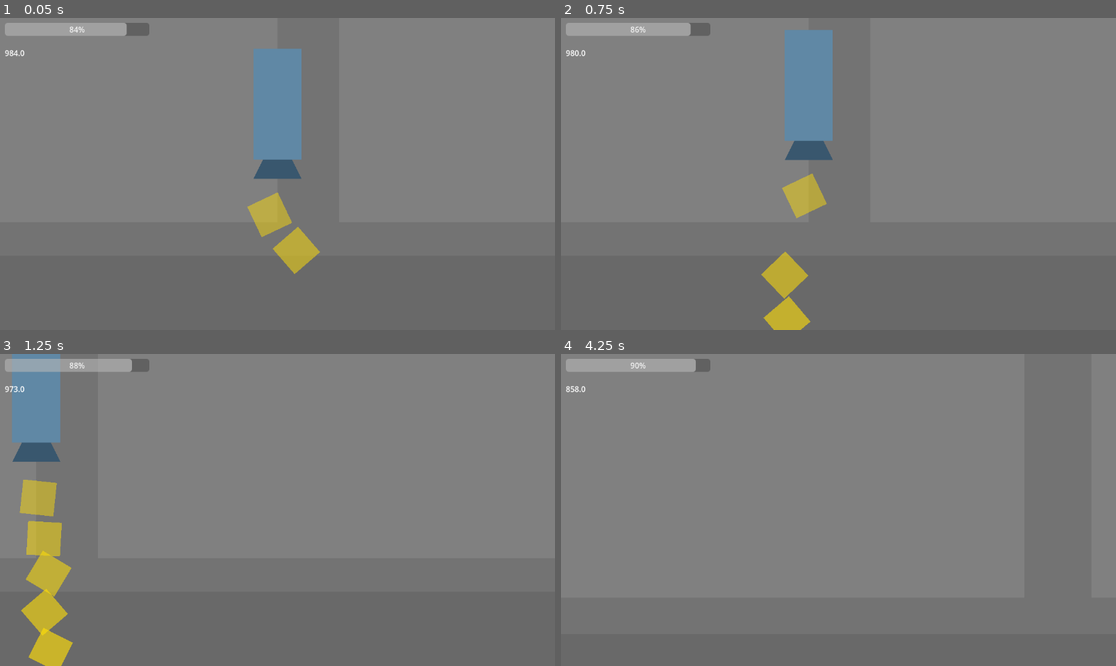
Above: before the commit, frames 1-4 (two rows, left to right).
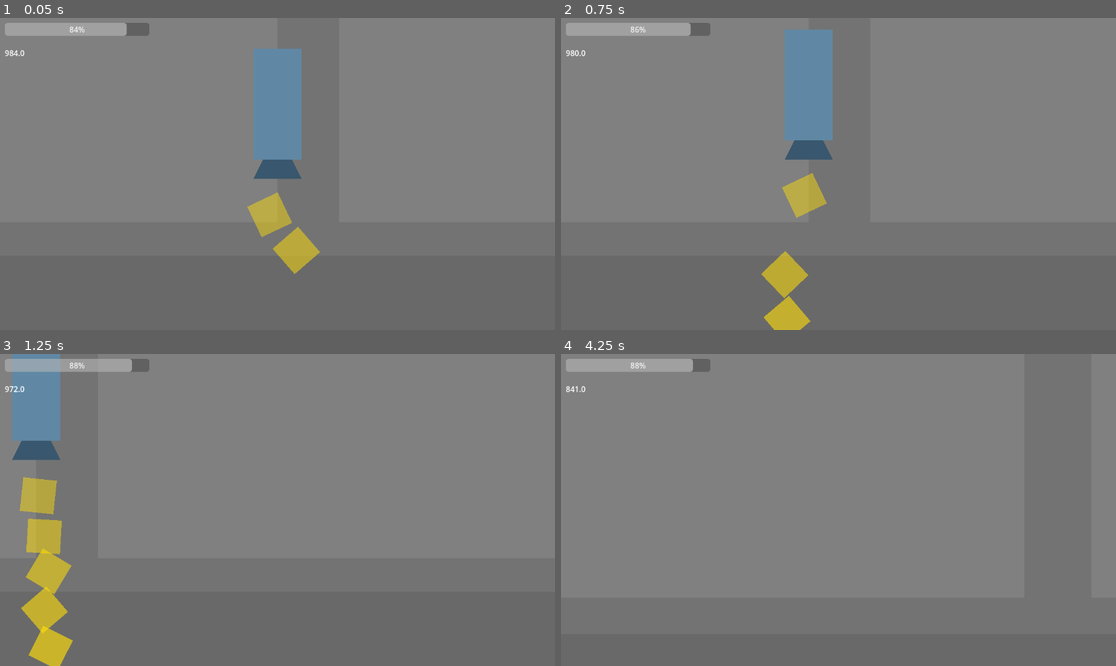
Above: after the commit, the same moments.

Repository: NattHerman/control
Game: Godot game, scene res://main.tscn
Two runs of this game, one before a commit and one after it. Both use one fixed random seed, a clock stepped at 60 frames per second and the inputs below. The engine's default icon, where the game draws it, is replaced by a stand-in: a white triangle on a blue panel in a dark square.
Inputs (mouse positions are in pixels of both pictures, inside the frame that each line leads up to):
- Up to frame 1 (0.05 s): no input
- Up to frame 2 (0.75 s): move the mouse to (960, 158) at 0.52 s; hold D (pan_right) from 0.53 s (still down); hold Shift (pan_speed_increase) from 0.53 s (still down)
- Up to frame 3 (1.25 s): keep holding D (pan_right); keep holding Shift (pan_speed_increase)
- Up to frame 4 (4.25 s): move the mouse to (727, 525) at 1.27 s; release D (pan_right) at 1.28 s; release Shift (pan_speed_increase) at 1.28 s; hold S (pan_down) 1.28-2.03 s; tap Mouse wheel up (zoom_in) at 1.35 s; move the mouse to (894, 441) at 2.02 s; hold D (pan_right) 2.03-2.78 s; hold Mouse wheel down (zoom_out) 2.03-2.78 s; tap Enter at 2.75 s; move the mouse to (810, 572) at 2.77 s; hold W (pan_up) 2.78-3.53 s; tap Shift (pan_speed_increase) at 2.85 s; move the mouse to (1005, 556) at 3.52 s; hold A (pan_left) from 3.53 s (still down); hold Mouse wheel up (zoom_in) from 3.53 s (still down)

Frame 1 is identical in both runs. In frame 2, 0.1% of the frame differs, in the area x 36-49%, y 39-100%; in frame 3, 0.7%, in the area x 2-14%, y 10-100%; in frame 4, less than 0.1%.

Commit message:
Add git version control

Diff:
--- a/project.godot
+++ b/project.godot
@@ -18,6 +18,11 @@
 [autoload]
 
 ui_values="*res://ui_values.gd"
+
+[editor]
+
+version_control/plugin_name="GitPlugin"
+version_control/autoload_on_startup=true
 
 [input]
 
@@ -60,6 +65,7 @@
 [physics]
 
 2d/default_gravity=9.8100000000004
+2d/default_linear_damp=0.0
 common/physics_interpolation=true
 
 [rendering]
